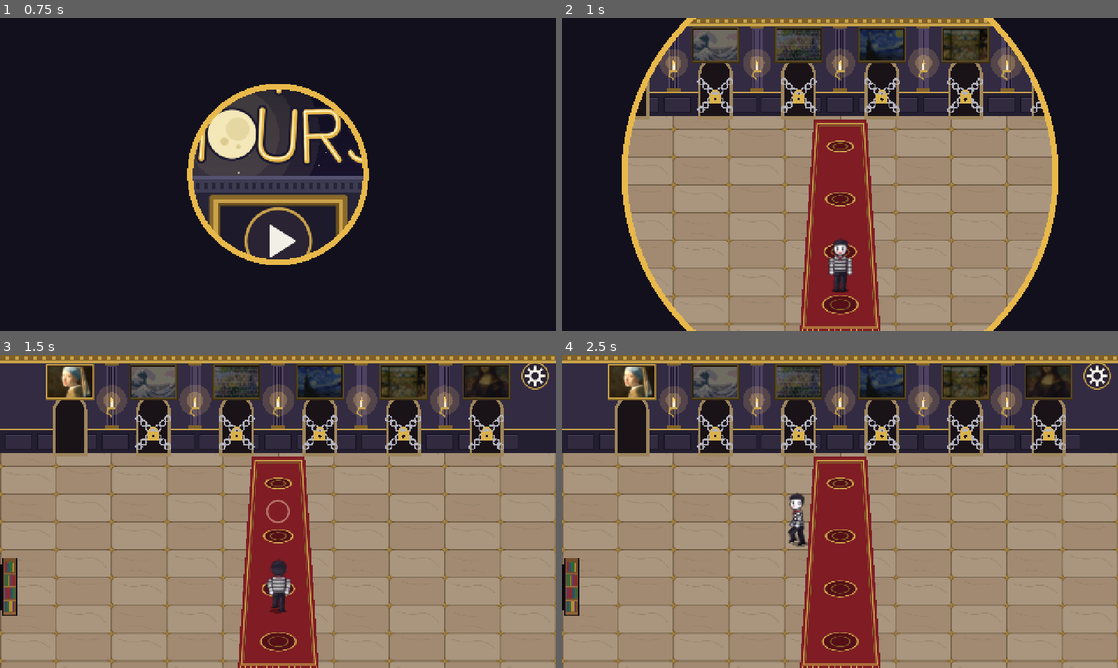
Above: before the commit, frames 1-4 (two rows, left to right).
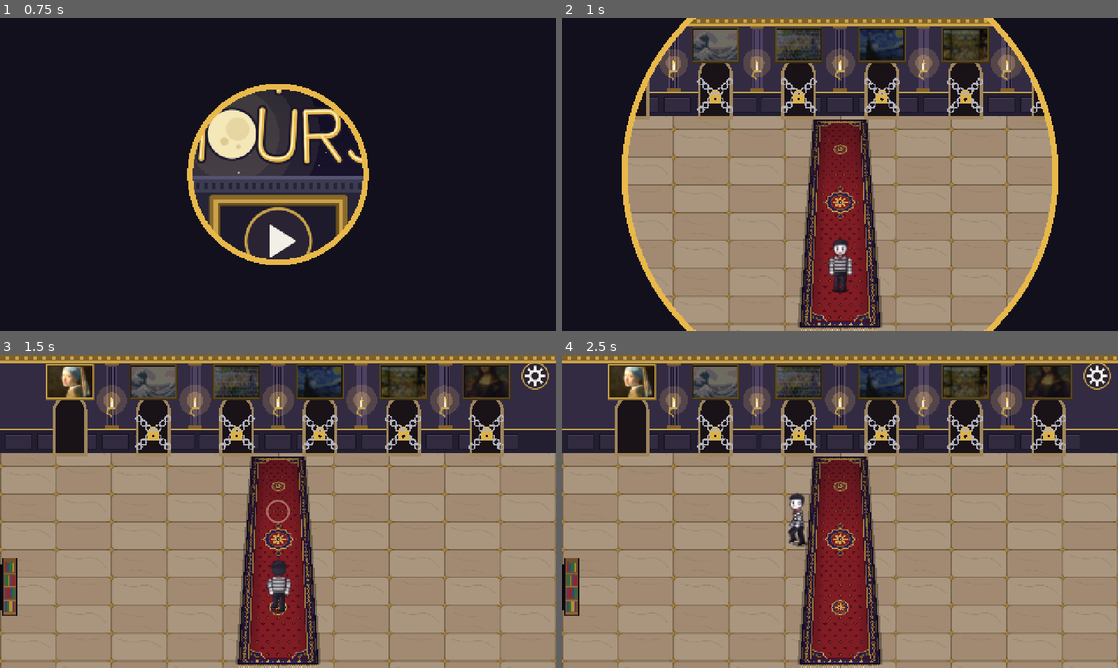
Above: after the commit, the same moments.

Repository: linostar/after-hours
Game: Godot game, scene res://scenes/title.tscn
Same seed, same stepped clock (60 frames per second), same inputs: the game is played once before the commit and once after it.
Inputs (mouse positions are in pixels of both pictures, inside the frame that each line leads up to):
- Up to frame 1 (0.75 s): click (278, 240) at 0.5 s
- Up to frame 2 (1 s): no input
- Up to frame 3 (1.5 s): drag from (278, 511) to (333, 442) at 1.27 s
- Up to frame 4 (2.5 s): drag from (728, 527) to (812, 574) at 2.02 s

Frame 1 is identical in both runs. In frame 2, 5.1% of the frame differs, in the area x 42-58%, y 32-100%; in frame 3, 5.1%; in frame 4, 5.4%.

Commit message:
feat(art): weave the lobby runner as an ornate museum carpet and sculpt the plinth busts
The runner is drawn once on a child in true perspective: indigo border of gilt lozenges, crimson sown field, corner spandrels, three scalloped medallions with pendants, edge and back-wall shading, a floor shadow and a knotted fringe. The bust is a laurelled classical head in profile with curls, a toga slung in folds and pinned, on a turned socle; the plinth gains a sunk panel. Footprints, heights and positions are unchanged. Retakes the lobby and Pearl Earring screenshots.

Claude-Session: https://claude.ai/code/session_01LnW7A8GppA7riq12AojToP

Diff:
--- a/afterhours/scripts/hub_decor.gd
+++ b/afterhours/scripts/hub_decor.gd
@@ -4,8 +4,7 @@
 ## crown moulding along the top, the wainscot's raised panels, a fluted pilaster between
 ## each pair of wing doors carrying a lit sconce (its flame flickering at FLICKER_HZ, held
 ## still under Reduce Motion), and the red carpet runner from the entrance to the back wall
-## in the view's perspective, gold-bordered with medallions down its middle and a fringe at
-## its foot.
+## in the view's perspective, a woven museum carpet (see _draw_runner).
 
 const WALL_TOP := 0.0
 const WAINSCOT := Rect2(0, 130, 960, 40)
@@ -14,19 +13,30 @@
 const PILLAR_WIDTH := 18.0
 const SCONCE_Y := 92.0
 const FLICKER_HZ := 0.7
-## The runner: its foot (on the bottom edge) and head (at the back wall), each a centre and
-## half width.
-const RUNNER_FOOT := Vector2(480, 540)
+## The runner: its foot (its fringe hanging to the bottom edge) and head (at the back wall),
+## each a centre and half width.
+const RUNNER_FOOT := Vector2(480, 534)
 const RUNNER_HEAD := Vector2(480, 176)
 const RUNNER_FOOT_HALF := 70.0
 const RUNNER_HEAD_HALF := 46.0
-const MEDALLIONS := 4
+## How far a round motif on the runner is squashed in the view (as the floor's slabs are).
+const RUNNER_SQUASH := 0.55
+## The border's and the field's repeats, in half widths along the runner.
+const RUNNER_WEAVE := 0.13
+const RUNNER_SOWN := 0.3
+## The shadow beside it on the floor (in half widths), and its fringe's threads.
+const RUNNER_SHADOW := 0.06
+const RUNNER_FRINGE := 36
+const RUNNER_FRINGE_LENGTH := 6.0
 const WALL_LIGHT := Color(0.3, 0.26, 0.38)
 const WALL_DARK := Color(0.1, 0.08, 0.14)
 const GILT := Color(0.79, 0.64, 0.29)
 const GILT_DARK := Color(0.5, 0.38, 0.16)
 const RED := Color(0.5, 0.11, 0.14)
 const RED_DARK := Color(0.33, 0.06, 0.09)
+const NAVY := Color(0.17, 0.12, 0.3)
+const RUG_SHADE := Color(0.05, 0.02, 0.06, 0.45)
+const FRINGE_THREAD := Color(0.88, 0.8, 0.6)
 const FLAME := Color(1.0, 0.82, 0.4)
 const HALO := Color(1.0, 0.8, 0.45, 0.16)
 
@@ -35,6 +45,17 @@
 var first_x := 120.0
 var gap := 144.0
 var _clock := 0.0
+## The runner, drawn once (the rest redraws each frame for the sconces' flicker).
+var _rug: Node2D
+## A step along the runner (s, 0..1) as long on the floor as a half width across.
+var _along := RUNNER_SQUASH * RUNNER_HEAD_HALF / (RUNNER_FOOT.y - RUNNER_HEAD.y)
+
+
+func _ready() -> void:
+	_rug = Node2D.new()
+	_rug.show_behind_parent = true
+	_rug.draw.connect(_draw_runner)
+	add_child(_rug)
 
 
 func _process(delta: float) -> void:
@@ -47,7 +68,6 @@
 	_draw_wainscot()
 	for i in doors - 1:
 		_draw_pilaster(first_x + (i + 0.5) * gap)
-	_draw_runner()
 
 
 func _draw_crown() -> void:
@@ -94,33 +114,172 @@
 
 ## The runner, narrowing toward the back wall: gold border, medallions, a fringe at its foot.
 func _draw_runner() -> void:
-	var outline := _runner(0.0)
-	draw_colored_polygon(outline, RED)
-	draw_polyline(_closed(_runner(6.0)), GILT, 2.0, true)
-	draw_polyline(_closed(_runner(10.0)), GILT_DARK, 1.0, true)
-	for i in MEDALLIONS:
-		var t := (i + 0.5) / MEDALLIONS
-		var centre := RUNNER_FOOT.lerp(RUNNER_HEAD, t)
-		var half := lerpf(RUNNER_FOOT_HALF, RUNNER_HEAD_HALF, t)
-		var squash := lerpf(0.55, 0.4, t)
-		draw_set_transform(centre, 0.0, Vector2(1.0, squash))
-		draw_circle(Vector2.ZERO, half * 0.45, RED_DARK)
-		draw_arc(Vector2.ZERO, half * 0.45, 0.0, TAU, 24, GILT, 1.5 / squash, true)
-		draw_arc(Vector2.ZERO, half * 0.25, 0.0, TAU, 16, GILT_DARK, 1.2 / squash, true)
-		draw_set_transform(Vector2.ZERO)
-	for k in 15:
-		var x := RUNNER_FOOT.x - RUNNER_FOOT_HALF + 4 + k * (RUNNER_FOOT_HALF * 2 - 8) / 14.0
-		draw_line(Vector2(x, RUNNER_FOOT.y - 4), Vector2(x, RUNNER_FOOT.y), GILT, 1.5)
-
-
-## The runner's outline inset by `inset`.
-func _runner(inset: float) -> PackedVector2Array:
-	return PackedVector2Array([
-		Vector2(RUNNER_FOOT.x - RUNNER_FOOT_HALF + inset, RUNNER_FOOT.y - inset),
-		Vector2(RUNNER_HEAD.x - RUNNER_HEAD_HALF + inset, RUNNER_HEAD.y + inset),
-		Vector2(RUNNER_HEAD.x + RUNNER_HEAD_HALF - inset, RUNNER_HEAD.y + inset),
-		Vector2(RUNNER_FOOT.x + RUNNER_FOOT_HALF - inset, RUNNER_FOOT.y - inset),
-	])
+	_rug.draw_colored_polygon(_runner_band(-1.0 - RUNNER_SHADOW, -1.0), Color(0, 0, 0, 0.3))
+	_rug.draw_colored_polygon(_runner_band(1.0, 1.0 + RUNNER_SHADOW), Color(0, 0, 0, 0.3))
+	_fill(0.0, NAVY.darkened(0.4))
+	_fill(0.04, GILT_DARK)
+	_fill(0.06, NAVY)
+	_draw_border_weave()
+	_fill(0.24, GILT)
+	_fill(0.27, RED_DARK)
+	_fill(0.29, RED)
+	_draw_field()
+	for corner: Vector2 in [Vector2(-1, 0), Vector2(1, 0), Vector2(-1, 1), Vector2(1, 1)]:
+		_draw_spandrel(corner)
+	_draw_medallion(0.5, 0.42, true)
+	for s: float in [0.2, 0.8]:
+		_draw_medallion(s, 0.22, false)
+	# Shading: the pile darkens toward both edges and into the gloom at the back wall.
+	var clear := Color(RUG_SHADE, 0.0)
+	for side: float in [-1.0, 1.0]:
+		var edge := PackedVector2Array([_on_runner(side, 0), _on_runner(side, 1), _on_runner(side * 0.45, 1), _on_runner(side * 0.45, 0)])
+		_rug.draw_polygon(edge, PackedColorArray([RUG_SHADE, RUG_SHADE, clear, clear]))
+	var back := PackedVector2Array([_on_runner(-1, 0.55), _on_runner(1, 0.55), _on_runner(1, 1), _on_runner(-1, 1)])
+	var gloom := Color(RUG_SHADE, 0.3)
+	_rug.draw_polygon(back, PackedColorArray([clear, clear, gloom, gloom]))
+	# The fringe: knotted threads hanging off the foot onto the floor.
+	for k in RUNNER_FRINGE:
+		var u := lerpf(-0.95, 0.95, k / (RUNNER_FRINGE - 1.0))
+		var knot := _on_runner(u, 0)
+		var thread := FRINGE_THREAD if k % 2 == 0 else FRINGE_THREAD.darkened(0.15)
+		_rug.draw_line(knot, knot + Vector2(u * 0.8, RUNNER_FRINGE_LENGTH), thread, 1.3, true)
+		_rug.draw_circle(knot + Vector2(0, 0.8), 1.1, GILT_DARK)
+
+
+## The runner's outline inset by `inset` half widths (as far along as across, on the floor).
+func _runner_rect(inset: float) -> PackedVector2Array:
+	var foot := inset * _along
+	return PackedVector2Array([_on_runner(-1 + inset, foot), _on_runner(-1 + inset, 1 - foot), _on_runner(1 - inset, 1 - foot), _on_runner(1 - inset, foot)])
+
+
+## A strip the runner's whole length, from `from` to `to` across.
+func _runner_band(from: float, to: float) -> PackedVector2Array:
+	return PackedVector2Array([_on_runner(from, 0), _on_runner(from, 1), _on_runner(to, 1), _on_runner(to, 0)])
+
+
+func _fill(inset: float, color: Color) -> void:
+	_rug.draw_colored_polygon(_runner_rect(inset), color)
+
+
+## A point on the runner: `u` across (-1 its left edge, 1 its right), `s` along the floor (0
+## its foot, 1 its head), foreshortened so equal steps of s shorten toward the back wall.
+func _on_runner(u: float, s: float) -> Vector2:
+	var depth := 1.0 + s * (RUNNER_FOOT_HALF / RUNNER_HEAD_HALF - 1.0)
+	var near := (1.0 - 1.0 / depth) / (1.0 - RUNNER_HEAD_HALF / RUNNER_FOOT_HALF)
+	return RUNNER_FOOT.lerp(RUNNER_HEAD, near) + Vector2(u * RUNNER_FOOT_HALF / depth, 0.0)
+
+
+## A motif's outline (in half widths, round on the floor) laid on the runner at `at` (u, s).
+func _on_rug(at: Vector2, local: PackedVector2Array) -> PackedVector2Array:
+	var points := PackedVector2Array()
+	for p in local:
+		points.append(_on_runner(at.x + p.x, at.y + p.y * _along))
+	return points
+
+
+## A closed outline `radius` round with `sides` corners (4: a lozenge), stretched `long`
+## times along the runner and scalloped `lobes` times by `scallop` of its radius.
+func _motif(radius: float, sides: int, long := 1.0, lobes := 0, scallop := 0.0) -> PackedVector2Array:
+	var points := PackedVector2Array()
+	for k in sides:
+		var a := TAU * k / sides
+		var r := radius * (1.0 + scallop * cos(lobes * a))
+		points.append(Vector2(r * cos(a), r * sin(a) * long))
+	return points
+
+
+## The border, woven down both sides and across both ends: gilt lozenges with crimson
+## hearts on a running chain, a gilt bead between each pair.
+func _draw_border_weave() -> void:
+	const MID := 0.85
+	var ends := (1 - MID) * _along
+	for side: float in [-MID, MID]:
+		_rug.draw_line(_on_runner(side, ends), _on_runner(side, 1 - ends), GILT_DARK, 1.0, true)
+	var steps := int((1 - 2 * ends) / (RUNNER_WEAVE * _along))
+	for i in steps:
+		var s := ends + (i + 0.5) * (1 - 2 * ends) / steps
+		for side: float in [-MID, MID]:
+			_weave_knot(Vector2(side, s), i, false)
+	var across := int(2 * MID / RUNNER_WEAVE)
+	for end: float in [ends, 1 - ends]:
+		_rug.draw_line(_on_runner(-MID, end), _on_runner(MID, end), GILT_DARK, 1.0, true)
+		for i in across:
+			_weave_knot(Vector2(lerpf(-MID, MID, (i + 0.5) / across), end), i, true)
+
+
+## The border's `i`th repeat at `at`: a lozenge (long the way the border runs) or a bead.
+func _weave_knot(at: Vector2, i: int, across: bool) -> void:
+	if i % 2 == 1:
+		_rug.draw_colored_polygon(_on_rug(at, _motif(0.025, 8)), GILT)
+		return
+	var long := 0.55 if across else 1.9
+	var size := 0.075 if across else 0.055
+	_rug.draw_colored_polygon(_on_rug(at, _motif(size, 4, long)), GILT)
+	_rug.draw_colored_polygon(_on_rug(at, _motif(size * 0.45, 4, long)), RED)
+
+
+## The field: staggered rows of small dark lozenges, each with a gilt seed.
+func _draw_field() -> void:
+	var foot := 0.3 * _along
+	var rows := int((1 - 2 * foot) / (RUNNER_SOWN * _along))
+	for row in rows:
+		var s := foot + (row + 0.5) * (1 - 2 * foot) / rows
+		var offset := 0.0 if row % 2 == 0 else 0.5
+		for col in range(-3, 3):
+			var u := (col + offset) * 0.27
+			if absf(u) > 0.62:
+				continue
+			_rug.draw_colored_polygon(_on_rug(Vector2(u, s), _motif(0.06, 4, 1.3)), RED_DARK)
+			_rug.draw_colored_polygon(_on_rug(Vector2(u, s), _motif(0.018, 6)), GILT_DARK)
+
+
+## A scalloped quarter medallion filling the field's corner at `corner` (u -1 or 1, s 0 or 1).
+func _draw_spandrel(corner: Vector2) -> void:
+	var at := Vector2(corner.x * 0.71, lerpf(0.29 * _along, 1 - 0.29 * _along, corner.y))
+	var toward := Vector2(-corner.x, 1 - 2 * corner.y)
+	var quarter := PackedVector2Array([Vector2.ZERO])
+	for k in 13:
+		var a := PI / 2.0 * k / 12.0
+		quarter.append(Vector2(toward.x * cos(a), toward.y * sin(a)) * 0.34 * (1.0 + 0.08 * cos(a * 8.0)))
+	var shape := _on_rug(at, quarter)
+	_rug.draw_colored_polygon(shape, NAVY)
+	shape.remove_at(0)
+	_rug.draw_polyline(shape, GILT, 1.4, true)
+	for k in 3:
+		var a := PI / 2.0 * (k + 0.5) / 3.0
+		var leaf := Vector2(toward.x * cos(a), toward.y * sin(a)) * 0.19
+		_rug.draw_colored_polygon(_on_rug(at + Vector2(leaf.x, leaf.y * _along), _motif(0.045, 4, 1.6)), GILT_DARK)
+
+
+## A scalloped medallion at `s` down the middle, `radius` across: an indigo rim edged in gilt
+## round a crimson heart holding an eight-petalled gilt rosette; `pendants` caps it at both
+## ends with gilt-rimmed lozenges.
+func _draw_medallion(s: float, radius: float, pendants: bool) -> void:
+	const LONG := 1.7
+	var at := Vector2(0.0, s)
+	if pendants:
+		for end: float in [-1.0, 1.0]:
+			var cap := at + Vector2(0.0, end * radius * (LONG + 0.65) * _along)
+			_rug.draw_colored_polygon(_on_rug(cap, _motif(0.11, 4, 1.9)), GILT_DARK)
+			_rug.draw_colored_polygon(_on_rug(cap, _motif(0.07, 4, 1.9)), NAVY)
+			_rug.draw_colored_polygon(_on_rug(cap, _motif(0.025, 8)), GILT)
+	var rim := _on_rug(at, _motif(radius, 48, LONG, 12, 0.07))
+	_rug.draw_colored_polygon(rim, NAVY)
+	_rug.draw_polyline(_closed(rim), GILT, 1.6, true)
+	var heart := _on_rug(at, _motif(radius * 0.7, 32, LONG))
+	_rug.draw_colored_polygon(heart, RED)
+	_rug.draw_polyline(_closed(heart), GILT_DARK, 1.0, true)
+	for k in 8:
+		var a := TAU * k / 8.0
+		var petal := PackedVector2Array()
+		# Out from the centre (t -8) to the tip (t 0) and back, widest halfway.
+		for t in range(-7, 9):
+			var bulge := sin(PI * absf(t) / 8.0) * 0.32 * signf(t)
+			var reach := radius * 0.55 * (8 - absf(t)) / 8.0
+			petal.append(Vector2(cos(a + bulge), sin(a + bulge) * LONG) * reach)
+		_rug.draw_colored_polygon(_on_rug(at, petal), GILT)
+	_rug.draw_colored_polygon(_on_rug(at, _motif(radius * 0.14, 12, LONG)), NAVY)
+	_rug.draw_colored_polygon(_on_rug(at, _motif(radius * 0.06, 8, LONG)), GILT)
 
 
 func _closed(points: PackedVector2Array) -> PackedVector2Array:
--- a/afterhours/scripts/partition.gd
+++ b/afterhours/scripts/partition.gd
@@ -303,20 +303,92 @@
 	draw_rect(top, PLINTH_STONE)
 	draw_rect(Rect2(face.position.x, face.position.y + 6.0, face.size.x, 4.0), trim)
 	draw_rect(Rect2(face.position.x - 2.0, face.end.y - 6.0, face.size.x + 4.0, 6.0), PLINTH_STONE.darkened(0.25))
+	var panel := face.grow_individual(-4.0, -14.0, -4.0, -10.0)
+	draw_rect(panel, PLINTH_STONE.darkened(0.2))
+	draw_line(Vector2(panel.position.x, panel.end.y), panel.end, PLINTH_STONE.lightened(0.1), 1.0)
 	draw_rect(face, OUTLINE, false, 1.2)
 	draw_rect(top, OUTLINE, false, 1.0)
-	# The bust, standing on the top's middle: socle, shoulders, neck, head with a curl of hair.
-	var base := top.get_center() + Vector2(0.0, 4.0)
-	draw_rect(Rect2(base.x - 7.0, base.y - 6.0, 14.0, 6.0), BUST.darkened(0.1))
-	var shoulders := PackedVector2Array([base + Vector2(-13, -6), base + Vector2(13, -6), base + Vector2(9, -20), base + Vector2(-9, -20)])
-	draw_colored_polygon(shoulders, BUST)
-	draw_rect(Rect2(base.x - 3.5, base.y - 26.0, 7.0, 7.0), BUST.darkened(0.06))
-	draw_circle(base + Vector2(0, -33), 8.0, BUST)
-	draw_arc(base + Vector2(0, -35), 8.0, PI * 1.05, PI * 1.95, 8, BUST.darkened(0.18), 2.0, true)
-	draw_circle(base + Vector2(-3, -33), 0.9, BUST.darkened(0.35))
-	draw_circle(base + Vector2(3, -33), 0.9, BUST.darkened(0.35))
-	draw_polyline(_closed(shoulders), OUTLINE, 1.0, true)
-	draw_arc(base + Vector2(0, -33), 8.0, 0.0, TAU, 20, OUTLINE, 1.0, true)
+	_draw_bust(top.get_center() + Vector2(0.0, 4.0))
+
+
+## A classical marble bust in profile, facing left, on the plinth's top at `base` (its
+## socle's foot), lit from the upper left: a turned socle, a chest cut in a curve with a toga
+## slung over the left shoulder in folds and pinned by a brooch, a neck, and a head with
+## sculpted curls under a laurel wreath tied at the back, its ribbons trailing.
+func _draw_bust(base: Vector2) -> void:
+	const SHADE := Color(0.22, 0.2, 0.3, 0.3)
+	const LINE := Color(0.12, 0.1, 0.12, 0.7)
+	var deep := BUST.darkened(0.3)
+	draw_set_transform(base)
+	# The socle: a foot slab, a waisted stem and a tablet under the chest.
+	for slab: Rect2 in [Rect2(-7, -2.5, 14, 2.5), Rect2(-3, -6, 6, 3.5), Rect2(-6.5, -8, 13, 2)]:
+		draw_rect(slab, BUST.darkened(0.08))
+		draw_rect(Rect2(slab.end.x - slab.size.x * 0.35, slab.position.y, slab.size.x * 0.35, slab.size.y), SHADE)
+		draw_rect(slab, LINE, false, 0.8)
+	# The chest, its foot cut in a curve.
+	var chest := PackedVector2Array([Vector2(-11, -10), Vector2(-6, -8.6), Vector2(0, -8), Vector2(6, -8.6), Vector2(11, -10),
+		Vector2(13, -15), Vector2(12, -19), Vector2(8, -21), Vector2(3, -22), Vector2(-4, -22), Vector2(-9, -21),
+		Vector2(-13, -18), Vector2(-13, -13)])
+	draw_colored_polygon(chest, BUST)
+	draw_colored_polygon(PackedVector2Array([Vector2(6, -8.6), Vector2(11, -10), Vector2(13, -15), Vector2(12, -19), Vector2(8, -21), Vector2(7, -14)]), SHADE)
+	# The toga: slung from the left shoulder across to the right hip, in three folds.
+	var toga := PackedVector2Array([Vector2(-13, -18), Vector2(-9, -21), Vector2(-4, -22), Vector2(4, -14), Vector2(11, -10),
+		Vector2(6, -8.6), Vector2(0, -8), Vector2(-6, -8.6), Vector2(-11, -10), Vector2(-13, -13)])
+	draw_colored_polygon(toga, BUST.darkened(0.04))
+	for k in 3:
+		var lift := k * 3.2
+		draw_polyline(PackedVector2Array([Vector2(-12, -15 - lift * 0.5), Vector2(-6, -12 - lift), Vector2(1, -9.5 - lift * 0.6), Vector2(7, -9.2)]), deep, 0.9, true)
+		draw_polyline(PackedVector2Array([Vector2(-12, -14.2 - lift * 0.5), Vector2(-6, -11.2 - lift), Vector2(1, -8.8 - lift * 0.6)]), BUST.lightened(0.5), 0.6, true)
+	draw_polyline(PackedVector2Array([Vector2(-4, -22), Vector2(4, -14), Vector2(11, -10)]), deep, 1.0, true)
+	draw_circle(Vector2(-10, -18.5), 1.6, BUST.darkened(0.15))
+	draw_circle(Vector2(-10.4, -18.9), 0.6, BUST.lightened(0.5))
+	draw_polyline(_closed(chest), LINE, 0.9, true)
+	# The neck, shaded behind the jaw.
+	var neck := PackedVector2Array([Vector2(-4, -21.5), Vector2(4, -21.5), Vector2(5, -27), Vector2(-2.5, -26.5)])
+	draw_colored_polygon(neck, BUST.darkened(0.06))
+	draw_colored_polygon(PackedVector2Array([Vector2(1.5, -21.5), Vector2(4, -21.5), Vector2(5, -27), Vector2(2, -26)]), SHADE)
+	draw_line(Vector2(-4, -21.5), Vector2(-2.5, -26.5), LINE, 0.8, true)
+	draw_line(Vector2(4, -21.5), Vector2(5, -27), LINE, 0.8, true)
+	# The head in profile: skull, brow, nose, lips and chin.
+	draw_set_transform(base + Vector2(0, -33))
+	var head := PackedVector2Array([Vector2(0, -10), Vector2(5, -8), Vector2(7.5, -4), Vector2(7.5, 0), Vector2(5.5, 4),
+		Vector2(2.5, 6.5), Vector2(-1, 8.2), Vector2(-3.5, 8.5), Vector2(-5, 7.2), Vector2(-5.2, 5.8), Vector2(-4.8, 5),
+		Vector2(-5.8, 4.2), Vector2(-5.6, 3), Vector2(-7.6, 2.4), Vector2(-6.2, -1.2), Vector2(-6.4, -2.6),
+		Vector2(-6, -5.5), Vector2(-3.5, -8.8)])
+	draw_colored_polygon(head, BUST)
+	draw_colored_polygon(PackedVector2Array([Vector2(1, 2), Vector2(4, 0), Vector2(7.5, 0), Vector2(5.5, 4), Vector2(2.5, 6.5), Vector2(-1, 8.2)]), SHADE)
+	draw_line(Vector2(-6, -2.8), Vector2(-2.6, -2.3), deep, 0.9, true)
+	draw_line(Vector2(-4.9, -1.2), Vector2(-3, -0.8), LINE, 0.9, true)
+	draw_line(Vector2(-5.9, 2.7), Vector2(-5, 2.9), deep, 0.7, true)
+	draw_line(Vector2(-5.1, 5), Vector2(-3.9, 5.3), deep, 0.7, true)
+	draw_line(Vector2(-4.5, 3), Vector2(-2, 5.5), BUST.darkened(0.12), 0.8, true)
+	draw_arc(Vector2(2.2, 0.6), 1.7, -PI * 0.5, PI * 0.6, 8, deep, 0.9, true)
+	draw_polyline(_closed(head), LINE, 0.9, true)
+	# Curls over the crown and down to the nape.
+	var curls := [Vector2(-4.6, -7.4), Vector2(-2, -9.2), Vector2(1, -9.6), Vector2(4, -8.6), Vector2(6.2, -6.4),
+		Vector2(7.4, -3.6), Vector2(7.6, -0.6), Vector2(6.6, 2.2), Vector2(4.6, -5), Vector2(1.6, -6.6), Vector2(4.8, -2.6)]
+	for curl: Vector2 in curls:
+		draw_circle(curl, 2.8, LINE)
+	for curl: Vector2 in curls:
+		draw_circle(curl, 2.3, BUST.darkened(0.04))
+		draw_arc(curl, 1.2, 0.3, PI * 1.6, 6, deep, 0.7, true)
+	# The laurel: leaves paired along a band from the brow round to a tie at the back.
+	var tie := Vector2(7.6, -2.2)
+	var band := PackedVector2Array()
+	for k in 7:
+		band.append(Vector2(-5.4, -5.6).lerp(tie, k / 6.0) + Vector2(0, -sin(k / 6.0 * PI) * 1.8))
+	draw_polyline(band, deep, 1.0, true)
+	for k in 6:
+		for side: float in [-1.0, 1.0]:
+			draw_set_transform(base + Vector2(0, -33) + band[k], (band[k + 1] - band[k]).angle() + side * 0.6, Vector2(1.0, 0.45))
+			draw_circle(Vector2(1.9, 0), 2.1, BUST.darkened(0.16))
+			draw_arc(Vector2(1.9, 0), 2.1, 0.0, TAU, 10, LINE, 1.2, true)
+			draw_line(Vector2(0.4, 0), Vector2(3.4, 0), BUST.lightened(0.5), 0.8)
+	draw_set_transform(base + Vector2(0, -33))
+	draw_polyline(PackedVector2Array([tie, tie + Vector2(2.6, 4), tie + Vector2(2.2, 7.5)]), BUST.darkened(0.1), 1.3, true)
+	draw_polyline(PackedVector2Array([tie, tie + Vector2(1.2, 4.5), tie + Vector2(0.4, 8)]), BUST.darkened(0.18), 1.1, true)
+	draw_circle(tie, 1.3, BUST.darkened(0.15))
+	draw_set_transform(Vector2.ZERO)
 
 
 ## Two brass stanchions at the footprint's ends with a velvet rope slung between them.
